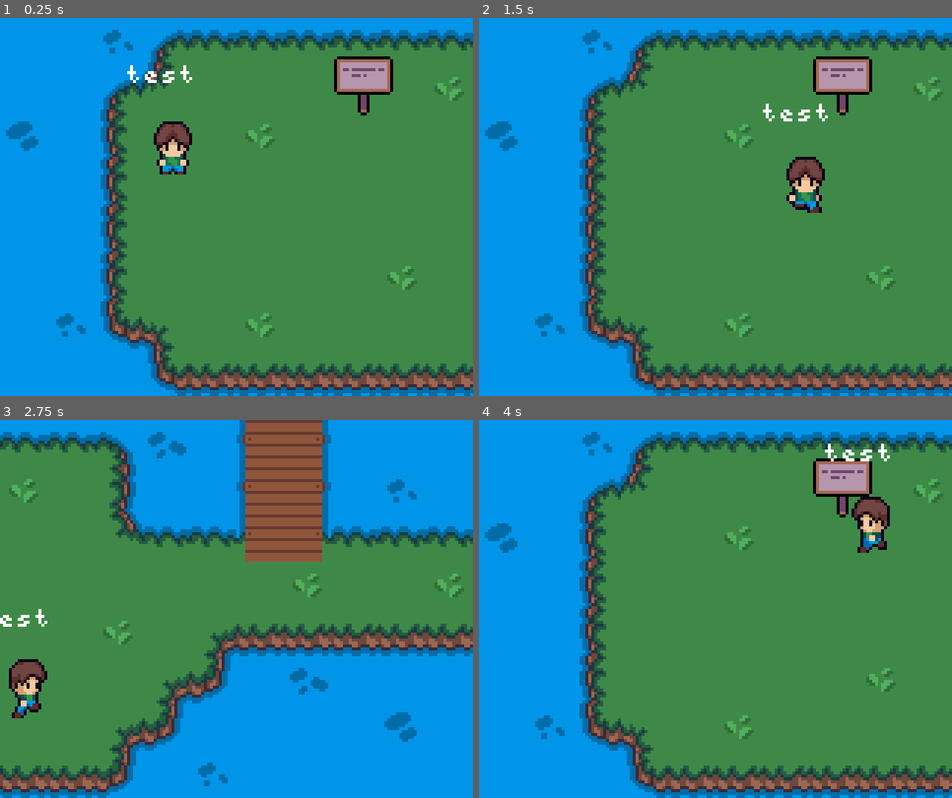
Above: before the commit, frames 1-4 (two rows, left to right).
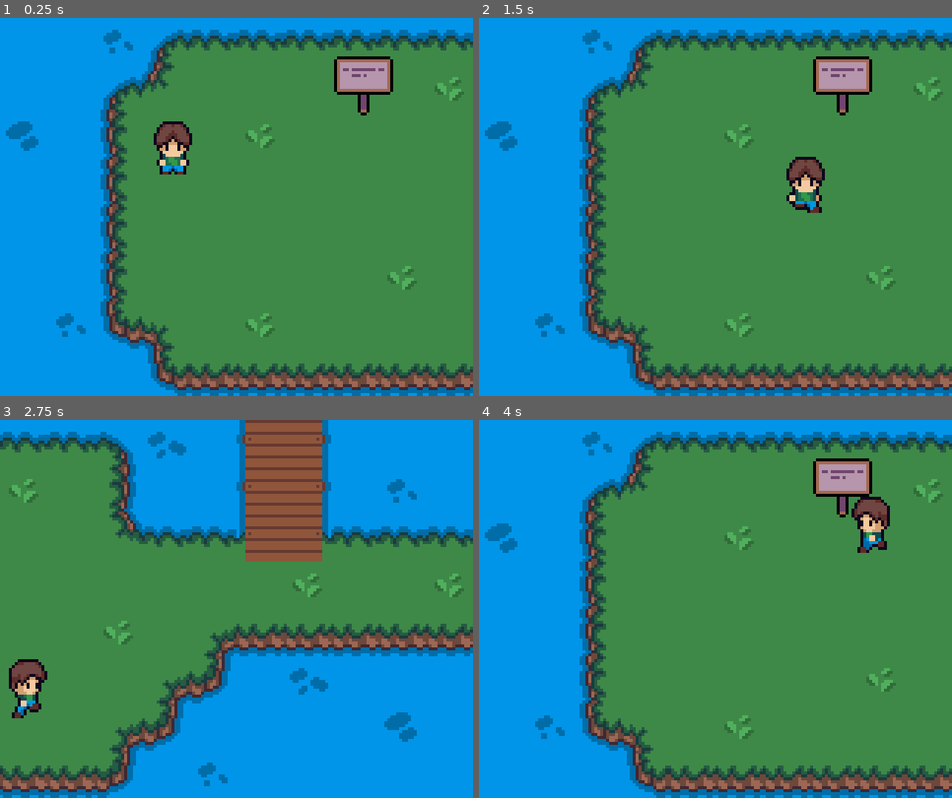
Above: after the commit, the same moments.

Repository: ColinVanderMeer/UntitledFishingGameGodot
Game: Godot game, scene res://mainIsland.tscn
The game is run twice, just before and just after one commit, with the same random seed, the same clock (stepped at 60 frames per second) and the same inputs. The project has no main scene, so this scene is started directly.
Inputs:
- Up to frame 1 (0.25 s): no input
- Up to frame 2 (1.5 s): tap Enter at 0.5 s; hold Right (ui_right) 0.53-1.28 s; tap E (interact) at 0.6, 1.35 s; hold Down (ui_down) from 1.28 s (still down)
- Up to frame 3 (2.75 s): release Down (ui_down) at 2.03 s; hold Right (ui_right) from 2.03 s (still down); tap E (interact) at 2.1 s
- Up to frame 4 (4 s): release Right (ui_right) at 2.78 s; hold Up (ui_up) 2.78-3.53 s; tap E (interact) at 2.85, 3.6 s; hold Left (ui_left) from 3.53 s (still down)

The runs differ from the first frame. In frame 1, 0.2% of the frame differs, in the area x 26-41%, y 12-18%; in frame 2, 0.2%; in frame 3, 0.1%; in frame 4, 0.2%.

Commit message:
Remove interactionLabel

Diff:
--- a/player.gd
+++ b/player.gd
@@ -8,7 +8,6 @@
 @onready var sprite = $AnimatedSprite2D
 
 @onready var all_interactions = []
-@onready var interactLabel = $"InteractionComponents/Label"
 @onready var interactArea = $"InteractionComponents/InteractionArea"
 @onready var fishAlert = $"FishingComponents/Alert"
 @onready var fishTimer = $"FishingComponents/FishTimer"
@@ -102,13 +101,6 @@
 
 func _on_interaction_area_area_exited(area):
 	all_interactions.erase(area)
-	#update_interactions()
-
-#func update_interactions():
-	#if all_interactions:
-		#interactLabel.text = all_interactions[0].interact_label
-	#else:
-		#interactLabel.text = ""
 
 func scene_change(area):
 	match area.direction:
--- a/player.tscn
+++ b/player.tscn
@@ -38,7 +38,6 @@
 [ext_resource type="Texture2D" uid="uid://cdrn6700as7nd" path="res://assets/player/playerWalkW5.png" id="35_va2xi"]
 [ext_resource type="Texture2D" uid="uid://c0xifnrya6fqj" path="res://assets/player/playerWalkW6.png" id="36_fkf2u"]
 [ext_resource type="Texture2D" uid="uid://dp3v3kbqpbp3y" path="res://assets/alert.png" id="38_b88wv"]
-[ext_resource type="Theme" uid="uid://cqlcjx0e4f7ox" path="res://new_theme.tres" id="38_pgbbb"]
 
 [sub_resource type="SpriteFrames" id="SpriteFrames_ek41f"]
 animations = [{
@@ -235,14 +234,6 @@
 position = Vector2(0, 10.5)
 shape = SubResource("RectangleShape2D_b88wv")
 
-[node name="Label" type="Label" parent="InteractionComponents"]
-offset_left = -16.0
-offset_top = -28.0
-offset_right = 24.0
-offset_bottom = -5.0
-theme = ExtResource("38_pgbbb")
-text = "test"
-
 [node name="SceneChangeArea" type="Area2D" parent="InteractionComponents"]
 collision_layer = 0
 collision_mask = 4
Not shown: 1 places in player.tscn that only renumber resources
